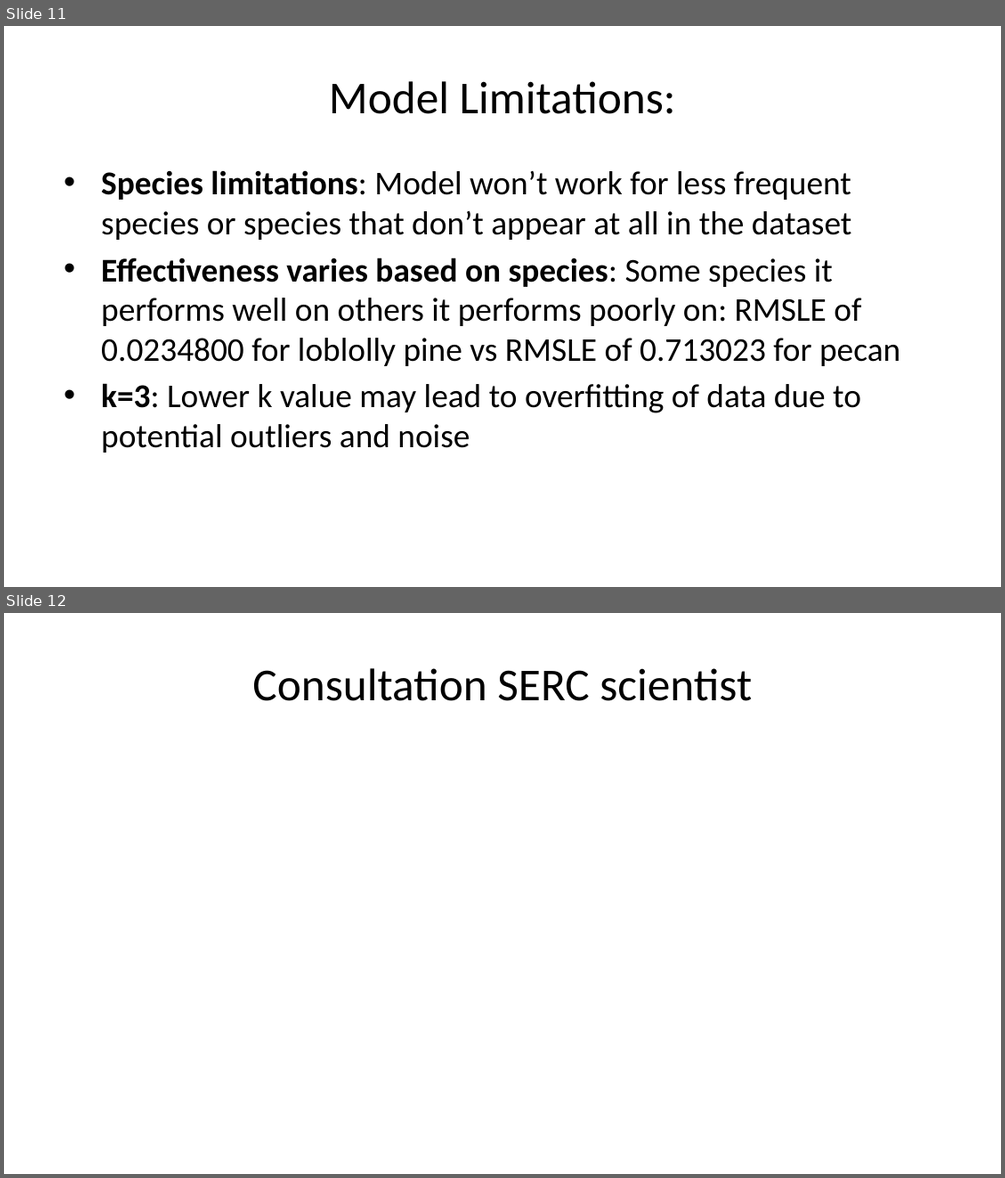
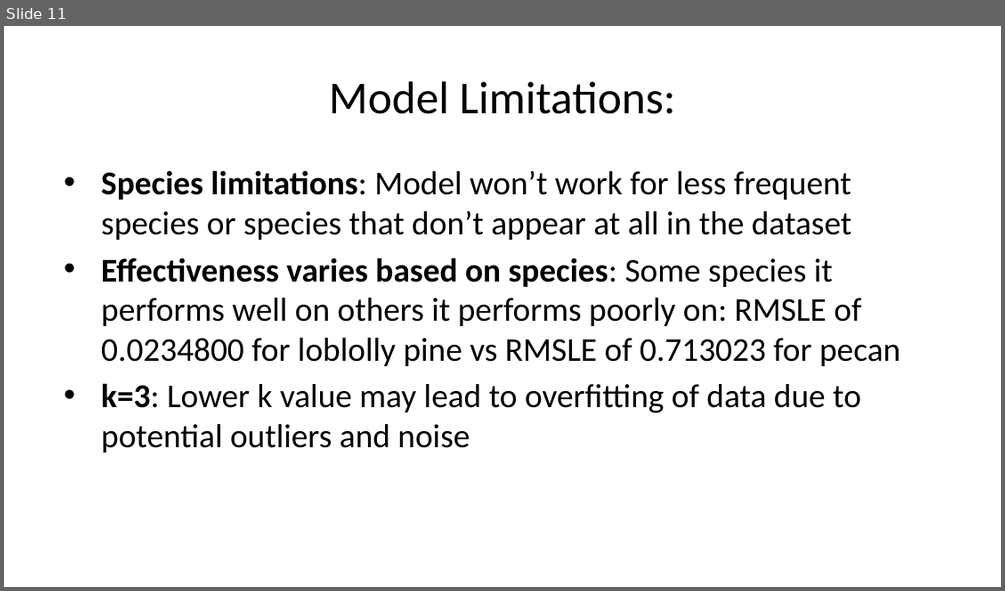
Before and after one commit to deancallahan25/Redwood-Analytics-Portfolio, a slide deck: Project-3/presentation.pptx. Shown one above the other, each under a label of ours: slides 11 and 12 before the commit, slide 11 after it. The pictures are 1005x1178 and 1005x591 pixels, drawn with LibreOffice and Linux fonts; fonts in the diff are those of the drawing. Boxes give left, top, right and bottom in pixels: in the first picture for what was removed or moved away, otherwise in the second. Text is boxed around its words. In the diff, an @@ line names an element or a change of style, - is before the commit and + after.

```diff
--- a/Project-3/presentation.pptx
+++ b/Project-3/presentation.pptx
@@ slide 12 removed at box(4, 613, 1001, 1174), background #FFFFFF @@
@@ title removed at box(252, 668, 752, 701) @@
-Consultation SERC scientist
```
Also in this commit, not shown: 3 slides changed, 4 slides added.
